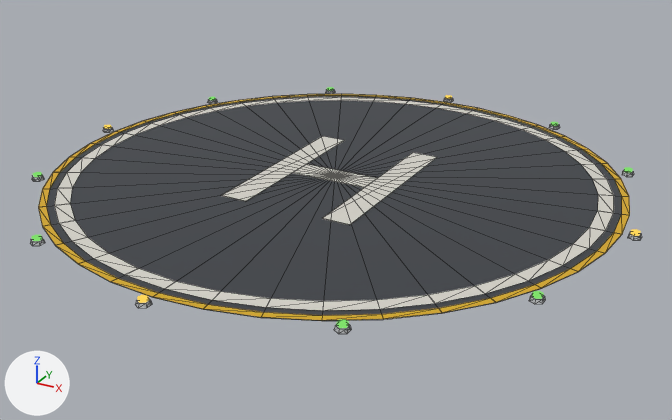
Renders of the glTF model docs/kits/almadies-villa/glb/helipad.glb from each side of a commit.
Camera for both pictures: a 50 mm camera at (1.72, -8.06, 10.7) aimed at (-2.91, 0.36, 6.48). Arrows for +X, +Y and +Z are at lower left; the lights stay in place. The picture after the commit comes second. Mesh edges are drawn as thin lines on the coarser meshes. Where no turn or scale is listed for an object, it has been applied to the vertices. Vertices at exactly the same position are counted once.

Before the edit, the objects in view are built like this:
```python
me_mesh_0 = bpy.data.meshes.new('Mesh_0')
me_mesh_0.from_pydata(...)  # 393 vertices, 518 faces; spans x -6.38..0.38, y -2.89..3.89, z 6.82..6.86
me_mesh_0.materials.append(mat_material_0)
ob_helipad_trim = bpy.data.objects.new('helipad:trim', me_mesh_0)
ob_helipad_trim.location = (0.0, 0.0, 0.0)
```
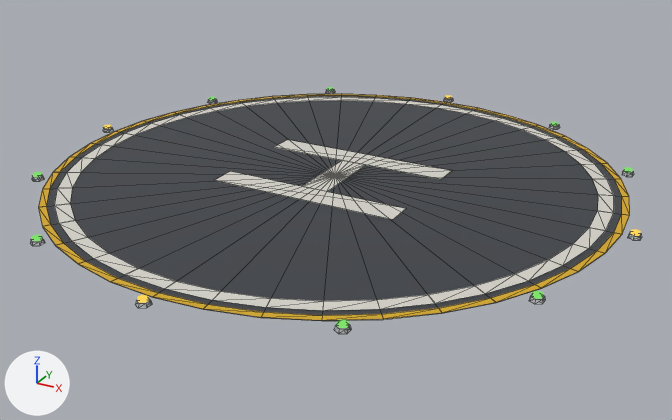
The newer file is also turned or shifted as a whole; pictures and numbers use the older file's frame.

What differs and where, as boxes (x1, y1, x2, y2) in the pictures (672 x 420 px; the box of a moved part takes in the faces that stretch with it):
part 1 of me_mesh_0, moved or reshaped: before (221, 136, 345, 201); after (274, 139, 452, 180)
part 2 of me_mesh_0, moved or reshaped: before (322, 153, 437, 225); after (214, 171, 406, 220)
part 3 of me_mesh_0, moved or reshaped: before (292, 164, 377, 188); after (303, 160, 366, 192)

The edits, one by one:
me_mesh_0 has 393 vertices, 518 faces and spans x -6.38..0.38, y -2.89..3.89, z 6.82..6.86.
me_mesh_0 is used by ob_helipad_trim; location (0.0, 0.0, 0.0).
me_mesh_0 part 1: the loose piece of 8 vertices spanning x -3.78..-3.46, y -0.6..1.6, z 6.84 is scaled about its middle by (6.88, 0.145, 1), then moved by (0.62, 0.62, 0.0).
me_mesh_0 part 2: the loose piece of 8 vertices spanning x -2.54..-2.22, y -0.6..1.6, z 6.84 is scaled about its middle by (6.88, 0.145, 1), then moved by (-0.62, -0.62, 0.0).
me_mesh_0 part 3: the loose piece of 8 vertices spanning x -3.46..-2.54, y 0.34..0.66, z 6.84 is scaled about its middle by (0.348, 2.88, 1).
